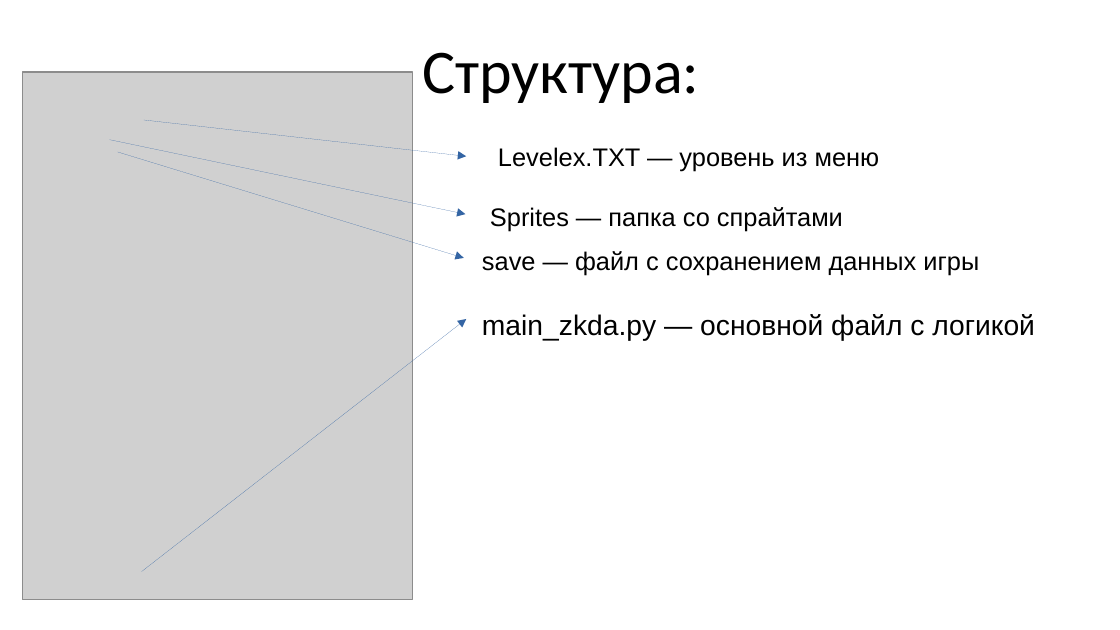
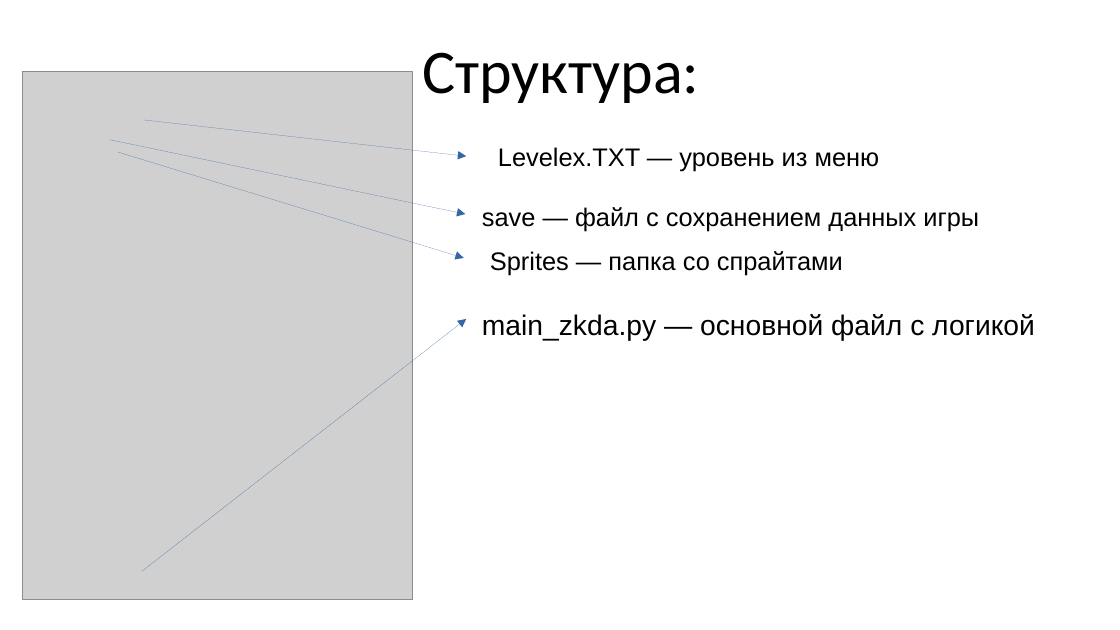
Before and after one commit to zkdas70/asteroids, a slide deck: slide 4 of презинтация и поясн. записка/роект 2 - игра на pegame - презинтация.pptx. Drawn at 1120x630 pixels with LibreOffice and Linux fonts; fonts in the diff are those of the drawing; grey boxes stand for pictures. Boxes give left, top, right and bottom in pixels: in the first picture for what was removed or moved away, otherwise in the second. Text is boxed around its words. In the diff, an @@ line names an element or a change of style, - is before the commit and + after.

```diff
--- a/презинтация и поясн. записка/роект 2 - игра на pegame - презинтация.pptx
+++ b/презинтация и поясн. записка/роект 2 - игра на pegame - презинтация.pptx
@@ text "save — файл с сохранением ...": place and size @@
-text "save — файл с сохранением ..." at (482,251,979,275)
+text "save — файл с сохранением ..." at (482,207,979,232)
@@ text "Sprites — папка со спрайтами": place and size @@
-text "Sprites — папка со спрайтами" at (490,207,843,232)
+text "Sprites — папка со спрайтами" at (490,251,843,275)
```
Also in this commit, not shown: 3 other slides changed.
